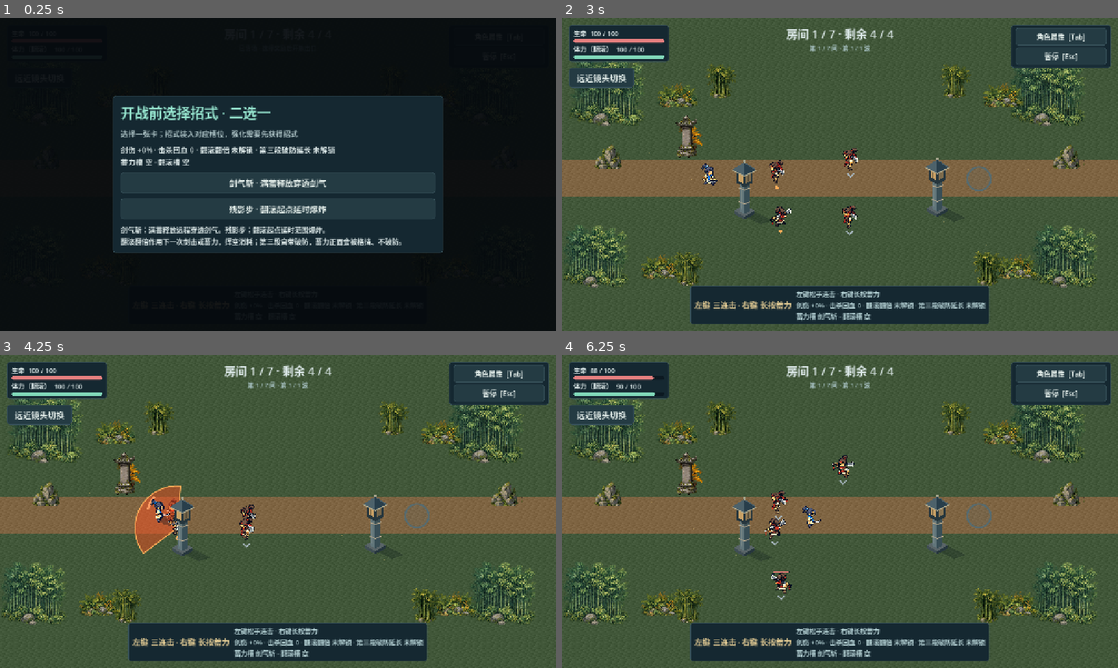
Above: before the commit, frames 1-4 (two rows, left to right).
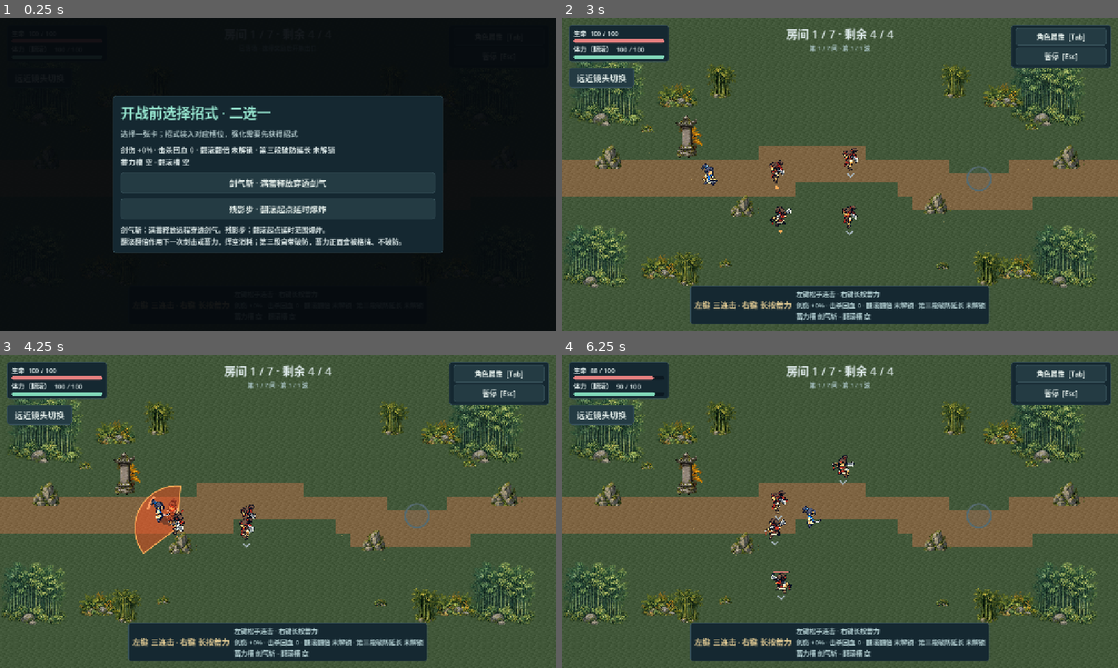
Above: after the commit, the same moments.

Repository: laoshiren912/wenjian
Game: Godot game, scene res://scenes/main_v41.tscn
Two runs of this game, one before a commit and one after it. Both use one fixed random seed, a clock stepped at 60 frames per second and the inputs below.
Inputs (mouse positions are in pixels of both pictures, inside the frame that each line leads up to):
- Up to frame 1 (0.25 s): no input
- Up to frame 2 (3 s): click "角色属性 [Tab]" at 0.5 s; click "暂停 [Esc]" at 1.25 s; click "远近镜头切换" at 2 s; click "剑气斩 · 满蓄释放穿透剑气" at 2.75 s
- Up to frame 3 (4.25 s): tap Enter at 3.5 s; move the mouse to (400, 495) at 3.52 s; press the mouse at (400, 495) at 3.53 s; hold D (move_right) from 3.53 s (still down)
- Up to frame 4 (6.25 s): release D (move_right) at 4.25 s; release the mouse at (962, 495) at 4.25 s; drag from (728, 527) to (812, 574) at 4.27 s; move the mouse to (895, 442) at 5.02 s; hold D (move_right) 5.03-5.75 s; hold Space (roll) 5.03-5.75 s; drag from (812, 574) to (673, 464) at 5.77 s

The runs differ from the first frame. In frame 2, 3.8% of the frame differs, in the area x 14-86%, y 33-81%; in frame 3, 3.8%; in frame 4, 3.9%.

Commit message:
微调首房竹林道路与山石

Diff:
--- a/scripts/courtyard_lantern.gd
+++ b/scripts/courtyard_lantern.gd
@@ -2,6 +2,7 @@
 
 var in_front := false
 var shimmer := 0.0
+var bamboo_rock := false
 
 func _ready() -> void:
 	collision_layer = 1
@@ -23,6 +24,9 @@
 	queue_redraw()
 
 func _draw() -> void:
+	if bamboo_rock:
+		draw_texture_rect(preload("res://assets/courtyard/guishan/mountain_rocks.png"), Rect2(-32, -47, 64, 64), false)
+		return
 	var dark := Color("26363d")
 	var lit := Color("77858a")
 	var warm := Color("f5c47d")
--- a/scripts/v41_bamboo_room.gd
+++ b/scripts/v41_bamboo_room.gd
@@ -6,18 +6,49 @@
 const FERNS = preload("res://assets/courtyard/guishan/ferns.png")
 const ROCKS = preload("res://assets/courtyard/guishan/mountain_rocks.png")
 const STELE = preload("res://assets/courtyard/guishan/wayfinding_stele.png")
+const EARTH_TILES := {
+	0: 1, 1: 2, 2: 3, 3: 4, 4: 5, 5: 6, 6: 7, 7: 8, 8: 9, 9: 10,
+	10: 11, 11: 12, 12: 13, 13: 14, 14: 15, 15: 16, 19: 17, 23: 18,
+	27: 19, 31: 20, 38: 21, 39: 22, 46: 23, 47: 24, 55: 25, 63: 26,
+	76: 27, 77: 28, 78: 29, 79: 30, 95: 31, 110: 32, 111: 33, 127: 34,
+	137: 35, 139: 36, 141: 37, 143: 38, 155: 39, 159: 40, 175: 41,
+	191: 42, 205: 43, 207: 44, 223: 45, 239: 46, 255: 47,
+}
 
 func _ready() -> void:
 	texture_filter = CanvasItem.TEXTURE_FILTER_NEAREST
 	z_index = -9
 
+func _is_path(x: int, y: int) -> bool:
+	x = clampi(x, 0, 39)
+	var upper := 9 if x in range(14, 22) else (11 if x in range(28, 32) else 10)
+	var lower := 11 if x in range(17, 24) else (13 if x in range(25, 34) else 12)
+	return y >= upper and y <= lower
+
+func _path_tile(x: int, y: int) -> int:
+	if not _is_path(x, y):
+		return 0
+	var mask := 0
+	var top := _is_path(x, y - 1)
+	var right := _is_path(x + 1, y)
+	var bottom := _is_path(x, y + 1)
+	var left := _is_path(x - 1, y)
+	if top: mask |= 1
+	if right: mask |= 2
+	if bottom: mask |= 4
+	if left: mask |= 8
+	if top and right and _is_path(x + 1, y - 1): mask |= 16
+	if bottom and right and _is_path(x + 1, y + 1): mask |= 32
+	if bottom and left and _is_path(x - 1, y + 1): mask |= 64
+	if top and left and _is_path(x - 1, y - 1): mask |= 128
+	return EARTH_TILES[mask]
+
 func _draw() -> void:
-	# The path crosses the room from the existing entrance to the exit.
-	# Atlas IDs 0, 32, 47, 39 are grass, upper edge, earth, lower edge.
+	# Use the atlas transition masks to follow the gently bending path.
 	for y in range(23):
-		var tile := 32 if y == 10 else (47 if y == 11 else (39 if y == 12 else 0))
-		var source := Rect2((tile % 16) * 32, int(tile / 16) * 32, 32, 32)
 		for x in range(40):
+			var tile := _path_tile(x, y)
+			var source := Rect2((tile % 16) * 32, int(tile / 16) * 32, 32, 32)
 			draw_texture_rect_region(TERRAIN, Rect2(x * 32, y * 32, 32, 32), source)
 	# Decorations are drawn behind the actors and carry no collision shapes.
 	for item in [
@@ -33,3 +64,5 @@
 	# Exclude stray detached pixels at the left and right edges of this source.
 	for point in [Vector2(330, 105), Vector2(870, 105), Vector2(255, 535), Vector2(945, 535)]:
 		draw_texture_rect_region(BAMBOO, Rect2(point, Vector2(85, 96) * 0.85), Rect2(8, 0, 85, 96))
+	for point in [Vector2(180, 240), Vector2(1065, 235), Vector2(360, 550), Vector2(860, 555)]:
+		draw_texture_rect(FERNS, Rect2(point, Vector2(32, 24)), false)
--- a/scripts/v41_world.gd
+++ b/scripts/v41_world.gd
@@ -42,6 +42,10 @@
 	backdrop.visible = is_boss
 	pixel_courtyard.visible = not is_boss and room_index != 0
 	bamboo_room.visible = room_index == 0
+	for lantern in lanterns:
+		lantern.bamboo_rock = room_index == 0
+		lantern.texture_filter = CanvasItem.TEXTURE_FILTER_NEAREST if room_index == 0 else CanvasItem.TEXTURE_FILTER_PARENT_NODE
+		lantern.queue_redraw()
 	for child in get_children():
 		if child is Polygon2D and child.texture == backdrop.texture:
 			child.visible = is_boss
Not shown, changed: HANDOFF.md
Not shown, changed: docs/HANDOFF_ARCHIVE.md
